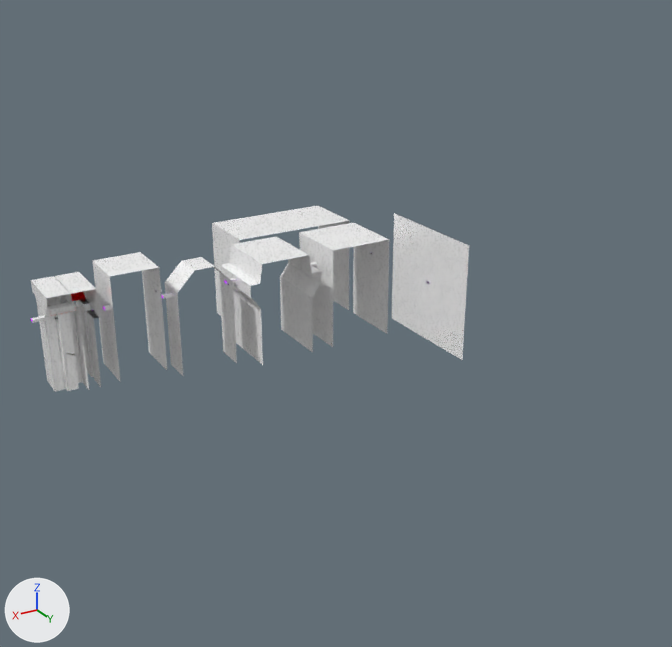
Renders of the FBX model ChromaShift/Assets/Prefabs/Chunks.fbx from each side of a commit.
The view is the same before and after, from a 50 mm camera at (559.0, 914.0, 375.0) aimed at (102.0, 152.0, -6.0). Arrows for +X, +Y and +Z are at lower left; the lights stay in place. The picture after the commit comes second. Where no turn or scale is listed for an object, it has been applied to the vertices.

In view in the first picture: 'Chunk1', 'Chunk2', 'Chunk3', 'Chunk4', 'Chunk5', 'Chunk6', 'Chunk_Wall' and 1 more.
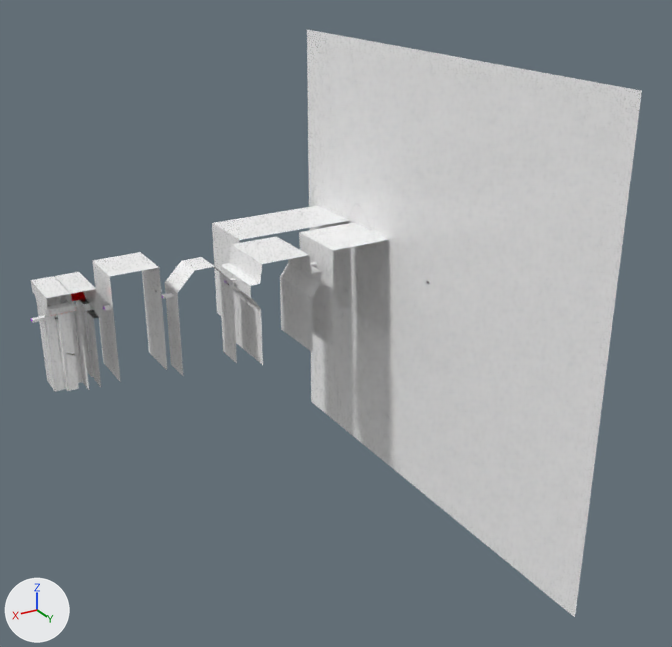
Where the change shows, as pixel boxes [x1, y1, x2, y2] in the pictures (672 x 647 px):
'Chunk_Wall', reshaped (331% wider, 297% taller)
    before: [392, 213, 469, 360]
    after: [307, 30, 642, 617]

Patch to the scene script:
```diff
--- a/ChromaShift/Assets/Prefabs/Chunks.fbx.py
+++ b/ChromaShift/Assets/Prefabs/Chunks.fbx.py
@@ me_cube_002 @@
 # used by ob_chunk_wall; location = (-39.0, 118.0, 0.0)
 # verts and faces of me_cube_002; kept vertices keep their numbers, new ones are numbered from 20
 # before: 0 (0.0, -69.6, -68.2) at pixel (391, 318), 1 (0.0, -69.6, 64.7) at pixel (394, 213), 2 (0.0, 69.6, -68.2) at pixel (462, 360), 3 (0.0, 69.6, 64.7) at pixel (469, 245), 4 (0.0, 3.0, 0.0) at pixel (428, 284)
 # before: 5 (0.0, 3.0, -68.2) at pixel (426, 339), 6 (0.0, -3.0, -68.4) at pixel (423, 337), 7 (0.0, -3.0, 64.7) at pixel (428, 227), 8 (0.0, 3.0, 64.7) at pixel (431, 229), 9 (0.0, -69.6, 0.0) at pixel (392, 265)
 # before: 10 (0.0, 69.6, 0.0) at pixel (465, 302), 11 (0.0, -3.0, 0.0) at pixel (425, 282), 12 (0.0, -69.6, 3.0) at pixel (392, 263), 13 (0.0, 69.6, 3.0) at pixel (465, 300), 14 (0.0, -3.0, 3.0) at pixel (425, 280)
 # before: 15 (0.0, 3.0, 3.0) at pixel (429, 281)
-me_cube_002.from_pydata(...)  # 20 vertices, 13 faces; spans x -6.0..0.0, y -69.6..69.6, z -68.4..64.7
+me_cube_002.from_pydata(...)  # 16 vertices, 9 faces; spans x -6.0..0.0, y -272.3..272.3, z -275.8..252.3
+# me_cube_002 part 1
+delete_vertices([*range(5, 11), 12, 13])  # with the faces that use them
+verts[20] = (0.0, 272.3, -275.8)  # pixel (575, 617)
+verts[21] = (0.0, -272.3, -275.8)  # pixel (311, 401)
+verts[22] = (0.0, -272.3, 252.3)  # pixel (306, 29)
+verts[23] = (0.0, 272.3, 252.3)  # pixel (641, 90)
+faces += [(14, 15, 23, 22), (4, 11, 21, 20), (11, 14, 22, 21), (4, 20, 23, 15)]  # mat_polishedconcrete_white
 me_cube_002.materials.append(mat_polishedconcrete_white)
```
